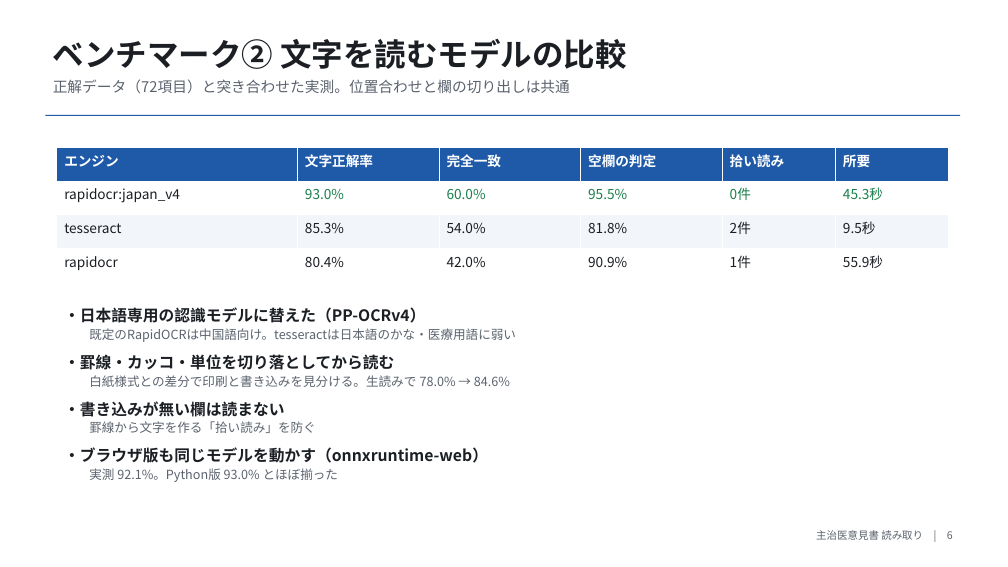
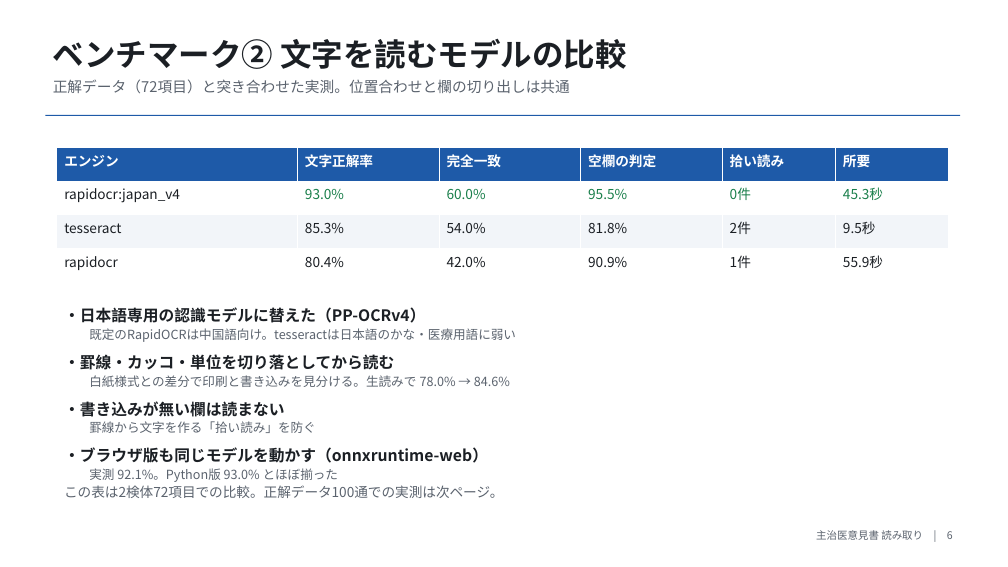
Before and after one commit to masarusanuki/ikensho-ocr, a slide deck: slide 6 of docs/主治医意見書読み取り_概要.pptx. Drawn at 1008x567 pixels with LibreOffice and Linux fonts; fonts in the diff are those of the drawing. Boxes give left, top, right and bottom in pixels: in the first picture for what was removed or moved away, otherwise in the second. Text is boxed around its words. In the diff, an @@ line names an element or a change of style, - is before the commit and + after.

```diff
--- a/docs/主治医意見書読み取り_概要.pptx
+++ b/docs/主治医意見書読み取り_概要.pptx
@@ text added at (64, 485, 503, 498), 13 pt, text #5B636E @@
+この表は2検体72項目での比較。正解データ100通での実測は次ページ。
```
Also in this commit, not shown: 11 other slides changed, 5 slides added, 3 other files.
